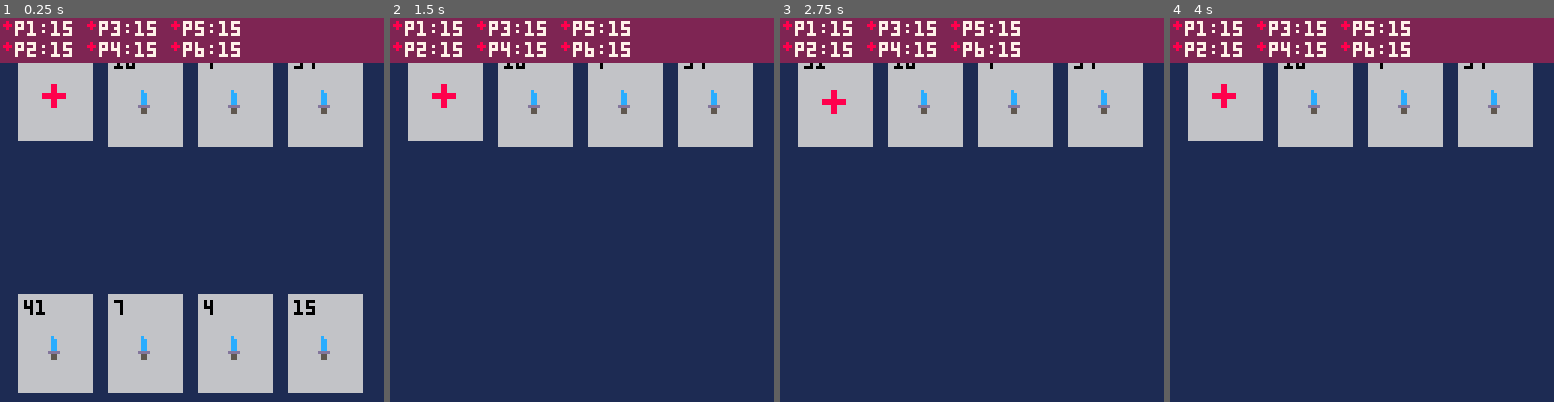
Above: before the commit, frames 1-4 (left to right).
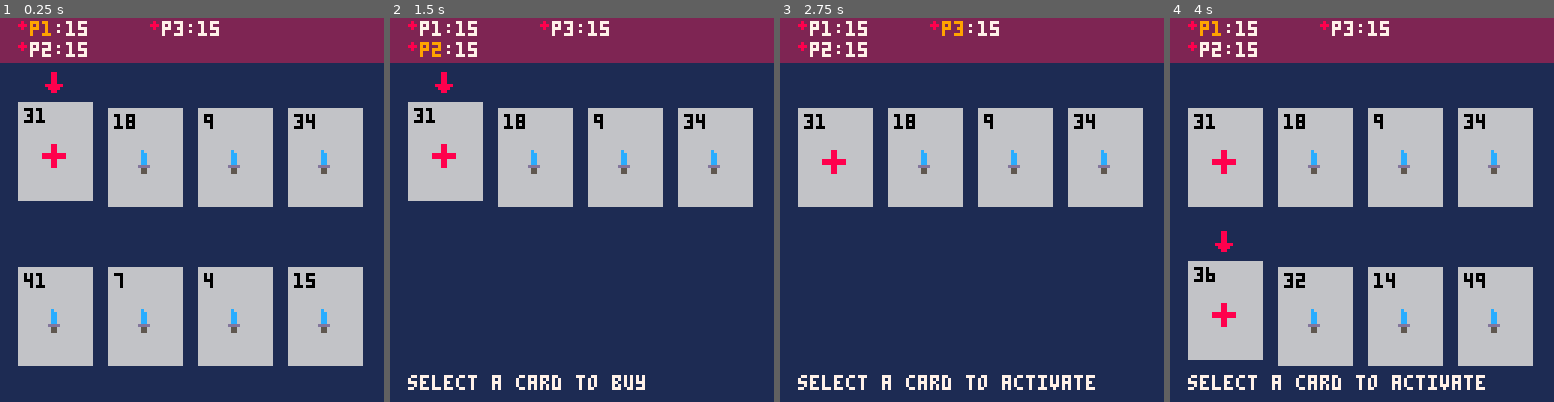
Above: after the commit, the same moments.

Repository: camden/minidom
Game: PICO-8 cartridge dom.p8
Two runs of this game, one before a commit and one after it. Both use one fixed random seed, a clock stepped at 60 frames per second and the inputs below.
Inputs:
- Up to frame 1 (0.25 s): no input
- Up to frame 2 (1.5 s): tap O (Z key) at 0.33, 0.7, 1.43 s; tap X (X key) at 1.07 s
- Up to frame 3 (2.75 s): hold Left 1.97-2.37 s; tap X (X key) at 2.07, 2.4, 2.73 s; tap O (Z key) at 2.22 s
- Up to frame 4 (4 s): hold Right 2.87-3.53 s; tap X (X key) at 3.07, 3.4, 3.73 s; tap O (Z key) at 3.1, 3.98 s

The runs differ from the first frame. In frame 1, 36% of the frame differs, in the area x 0-95%, y 0-98%; in frame 2, 25%; in frame 3, 25%; in frame 4, 46%, in the area x 0-95%, y 0-97%.

Commit message:
added ui

Diff:
--- a/dom.p8
+++ b/dom.p8
@@ -18,7 +18,9 @@
 shop_hand_size = 4
 card_w = 24
 card_h = 32
-card_spacing_vert = 4
+card_spacing = 6
+card_spacing_vert = 12
+current_player_color = 9
 
 starting_health = 15
 
@@ -40,8 +42,10 @@
 dbg4 = ''
 dbg5 = ''
 
-num_players = 6
+num_players = 3
 current_turn = 1
+
+status_msg = ''
 
 -- phases:
 -- 1: action
@@ -155,12 +159,28 @@
 
 function advance()
   current_phase = nextidx(current_phase, 2)
+  update_status_message(current_phase)
+
   if current_phase == 1 then
-    -- current phase is 1, so it's the next player's turn
+    -- current phase is 1 (Action), so it's the next player's turn
     -- so we perform "cleanup" for the last player
     perform_cleanup()
-
     current_turn = nextidx(current_turn, num_players)
+
+    selected_card = 1
+    cur_selection_kind = selection.player
+  elseif current_phase == 2 then
+    -- current phase is 2 (Buy)
+    selected_card = 1
+    cur_selection_kind = selection.shop
+  end
+end
+
+function update_status_message(phase)
+  if current_phase == 1 then
+    status_msg = 'select a card to activate'
+  elseif current_phase == 2 then
+    status_msg = 'select a card to buy'
   end
 end
 
@@ -283,15 +303,14 @@
 end
 
 function paint_player_card(card, i)
-  paint_card(card, i, 128 - (card_h + card_spacing_vert), selection.player)
+  paint_card(card, i, 127 - (card_h + card_spacing_vert), selection.player)
 end
 
 function paint_shop_card(card, i)
-  paint_card(card, i, 10, selection.shop)
+  paint_card(card, i, 30, selection.shop)
 end
 
 function paint_card(card, card_idx, y0, selection_kind)
-  local card_spacing = 6
   local x0 = card_spacing + (card_idx - 1) * (card_w + card_spacing)
 
   -- also check for mode == selecting
@@ -323,24 +342,39 @@
 end
 
 function paint_ui()
+  paint_status_message()
+  paint_health_bar()
+end
+
+function paint_status_message()
+  print(status_msg, card_spacing, 127 - card_spacing_vert + 4, 7)
+end
+
+function paint_health_bar()
   local bar_h = 14
   local health_y = 1
   local row_offset = 7
-  local col_offset = 28
+  local col_offset = 44
   rectfill(0, 0, 127, bar_h, 2)
   -- show health for each player
   local col_count = 0
   for i=1,num_players do
-    local health_x = 5 + col_count * col_offset
+    local health_x = 10 + col_count * col_offset
+    local player_color = 7
+
+    if (i == current_turn) then player_color = current_player_color end
+
     if i % 2 == 1 then
       spr(4, health_x - 4, health_y)
-      print('p' .. i .. ':' .. players[i].health,
-        health_x,
+      print('p' .. i, health_x, health_y, player_color)
+      print(':' .. players[i].health,
+        health_x + 8,
         health_y, 7)
     else
       spr(4, health_x - 4, health_y + row_offset)
-      print('p' .. i .. ':' .. players[i].health,
-        health_x,
+      print('p' .. i, health_x, health_y + row_offset, player_color)
+      print(':' .. players[i].health,
+        health_x + 8,
         health_y + row_offset, 7)
       col_count += 1
     end
